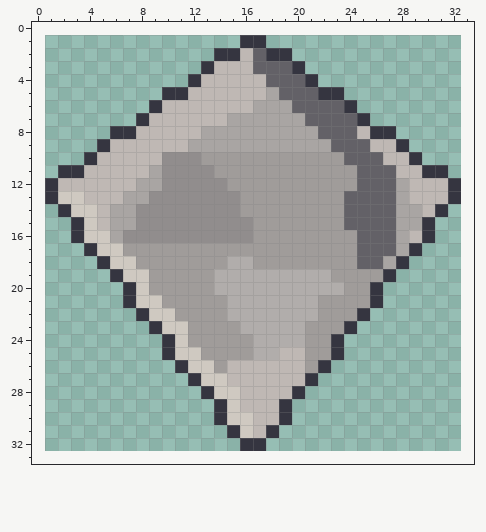
Edited in one commit: pixel-art sprite (assets/shiftstones/flow_stone_deactivated.png). The first picture shows the starting point.
The file is 32x32 pixels. The old version is drawn lined up with the new one, on the new canvas.
New version:
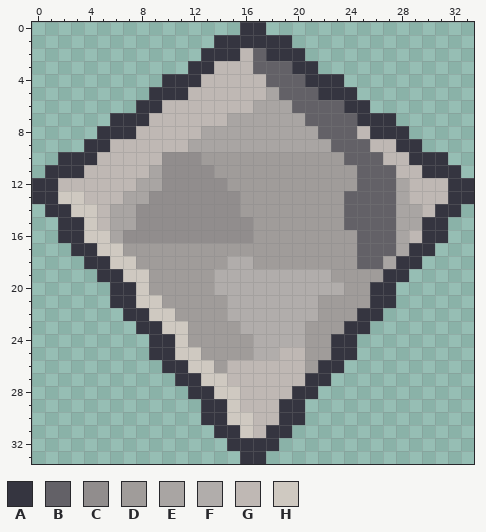
Palette (. is transparent): A #353540  B #636167  C #918d8d  D #a09c9a  E #a9a5a3  F #b1adab  G #bfb8b4  H #cfc9c1
Difference:
canvas 32x32 -> 34x34, the old top-left corner now at 1,1
Colour A now appears in row 0 at x 16 to 17; in row 1 at x 14 to 15 and 18 to 19; in row 2 at x 13 and 20; in row 3 at x 12 and 21; in row 4 at x 10 to 11 and 22 to 23; in row 5 at x 9 and 24.
Colour A now appears in row 6 at x 8 and 25; in row 7 at x 6 to 7 and 26 to 27; in row 8 at x 5 and 28; in row 9 at x 4 and 29; in row 10 at x 2 to 3 and 30 to 31; in row 11 at x 1 and 32.
Colour A now appears in rows 12 to 13 at x 0 and 33; in row 14 at x 1 and 32; in rows 15 to 16 at x 2 and 31; in row 17 at x 3 and 30; in row 18 at x 4 and 29; in row 19 at x 5 and 28.
Colour A now appears in rows 20 to 21 at x 6 and 27; in row 22 at x 7 and 26; in row 23 at x 8 and 25; in rows 24 to 25 at x 9 and 24; in row 26 at x 10 and 23; in row 27 at x 11 and 22.
Colour A now appears in row 28 at x 12 and 21; in rows 29 to 30 at x 13 and 20; in row 31 at x 14 and 19; in row 32 at x 15 and 18; in row 33 at x 16 to 17.
Pixel boxes of the changes (left, top, right, bottom) in both pictures:
added: (32, 22, 474, 464)
